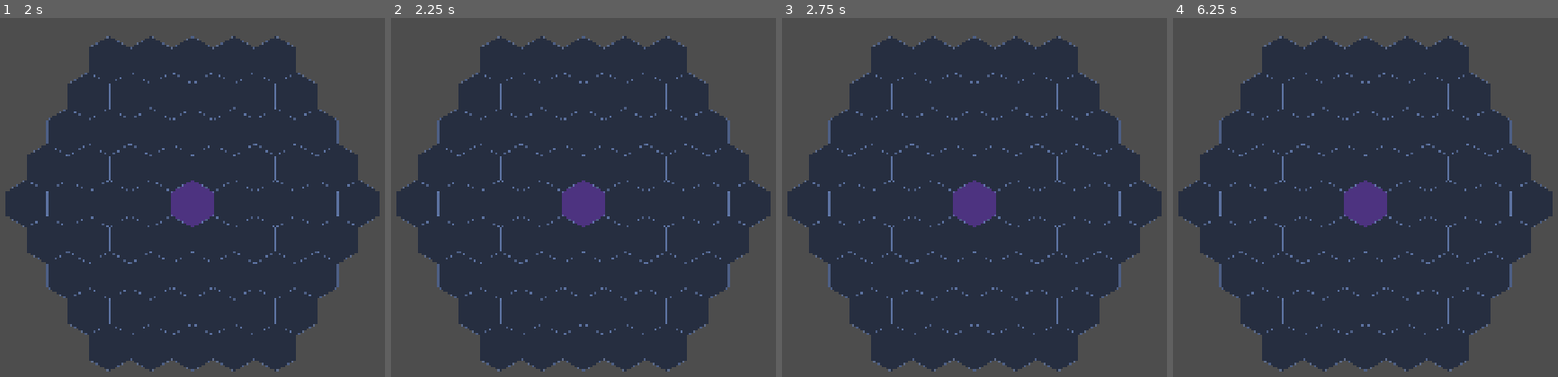
Above: before the commit, frames 1-4 (left to right).
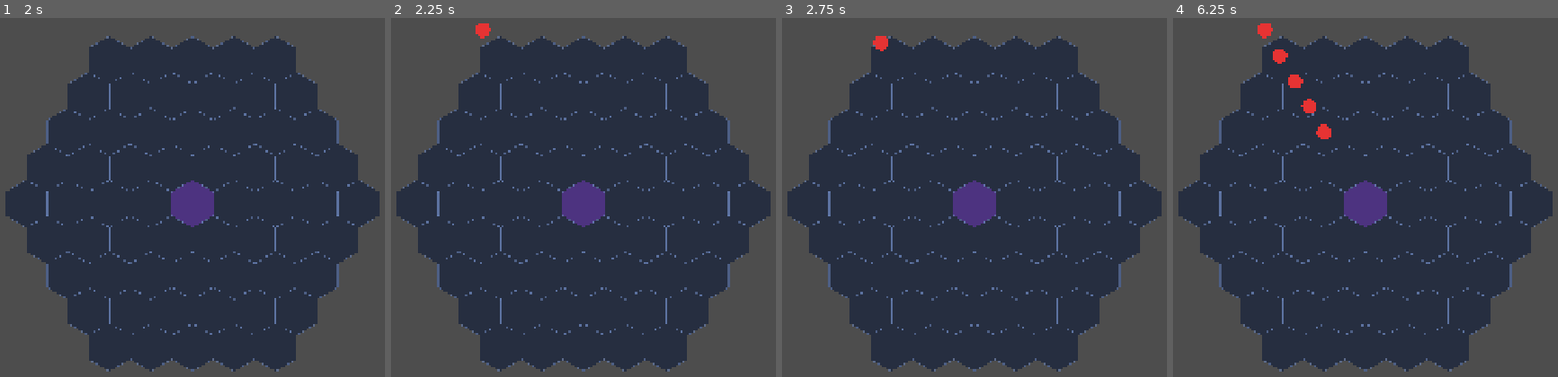
Above: after the commit, the same moments.

Repository: Shiroyasha21/invasion-game
Game: Godot game, scene res://scenes/game/Game.tscn
Same seed, same stepped clock (60 frames per second), same inputs: the game is played once before the commit and once after it.
Inputs:
- Up to frame 1 (2 s): tap Enter at 0.5 s; tap Space at 1.25 s
- Up to frame 2 (2.25 s): tap Enter at 2 s
- Up to frame 3 (2.75 s): no input
- Up to frame 4 (6.25 s): tap Space at 2.75 s

Frame 1 is identical in both runs. In frame 2, 0.1% of the frame differs, in the area x 21-26%, y 1-6%; in frame 3, 0.1%; in frame 4, 0.6%, in the area x 21-42%, y 1-34%.

Commit message:
Fix scene paths and type inference error in wave manager

Diff:
--- /dev/null
+++ b/invasion-game/scenes/enemies/EnemyBase.tscn
@@ -0,0 +1,12 @@
+[gd_scene format=3 uid="uid://ct7vph1868mnf"]
+
+[ext_resource type="Script" uid="uid://bqbu5ftbv7nwi" path="res://scripts/enemies/enemy_base.gd" id="1_ji0ru"]
+
+[sub_resource type="CircleShape2D" id="CircleShape2D_onwts"]
+radius = 20.0
+
+[node name="EnemyBase" type="CharacterBody2D" unique_id=1959839673]
+script = ExtResource("1_ji0ru")
+
+[node name="CollisionShape2D" type="CollisionShape2D" parent="." unique_id=767689173]
+shape = SubResource("CircleShape2D_onwts")
--- a/invasion-game/scenes/game/Game.tscn
+++ b/invasion-game/scenes/game/Game.tscn
@@ -1,9 +1,17 @@
 [gd_scene format=3 uid="uid://2cu3abp8xex7"]
 
-[ext_resource type="PackedScene" uid="uid://cwej1qv7p6435" path="res://scripts/grid/HexGrid.tscn" id="1_klkup"]
+[ext_resource type="PackedScene" path="res://scenes/grid/HexGrid.tscn" id="1_klkup"]
+[ext_resource type="Script" path="res://scripts/systems/game.gd" id="1_vrspl"]
+[ext_resource type="PackedScene" path="res://scenes/enemies/EnemyBase.tscn" id="2_7qcb4"]
+[ext_resource type="Script" uid="uid://begdpf6s4de2" path="res://scripts/systems/wave_manager.gd" id="3_7qcb4"]
 
 [node name="Game" type="Node2D" unique_id=1724296568]
+script = ExtResource("1_vrspl")
+enemy_scene = ExtResource("2_7qcb4")
 
 [node name="HexGrid" parent="." unique_id=1164585603 instance=ExtResource("1_klkup")]
 
 [node name="Camera2D" type="Camera2D" parent="." unique_id=1840679253]
+
+[node name="WaveManager" type="Node" parent="." unique_id=381729001]
+script = ExtResource("3_7qcb4")
--- a/invasion-game/scripts/systems/wave_manager.gd
+++ b/invasion-game/scripts/systems/wave_manager.gd
@@ -80,7 +80,7 @@
 	var radius := hex_grid.grid_radius + 1
 	var ring := HexGrid.ring(Vector2i.ZERO, radius)
 	# Pick the hex in the ring closest to the given axial direction
-	var dir_vec := HexGrid.DIRECTIONS[dir]
+	var dir_vec: Vector2i = HexGrid.DIRECTIONS[dir]
 	var best := ring[0]
 	var best_dot := -INF
 	for h in ring:
Renamed: invasion-game/scripts/grid/HexGrid.tscn -> invasion-game/scenes/grid/HexGrid.tscn
